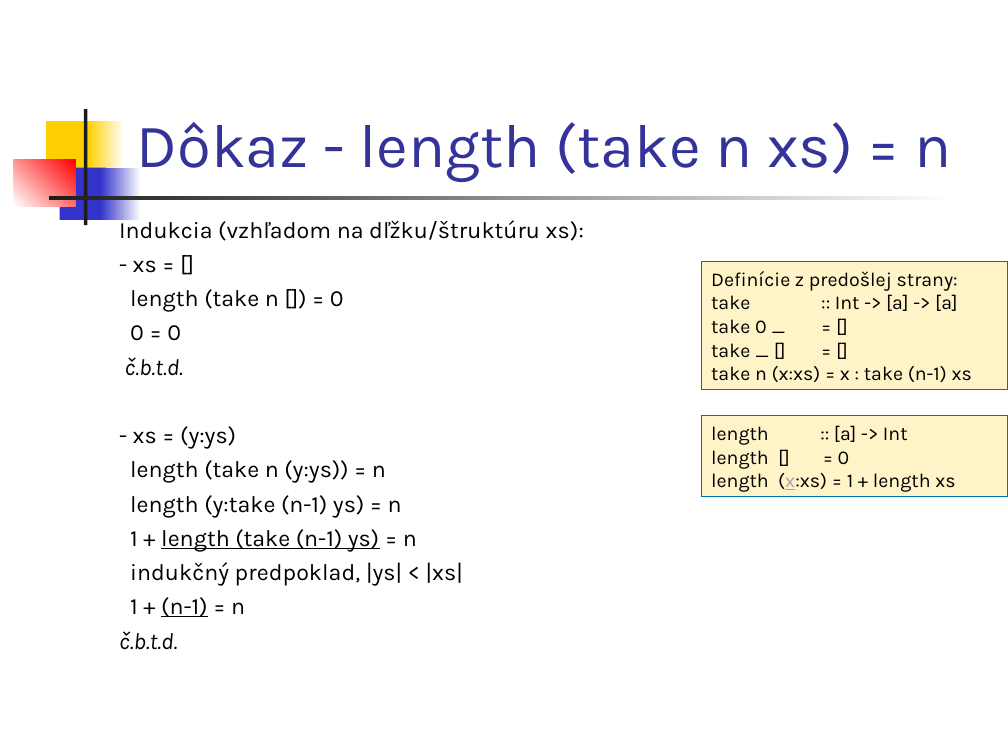
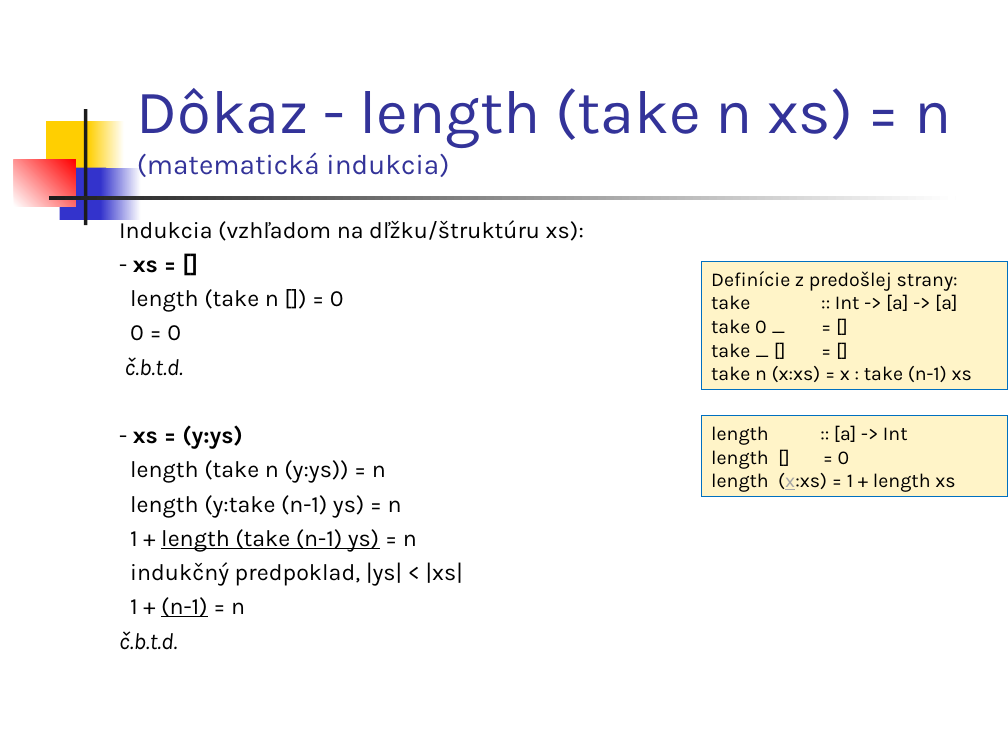
Before and after one commit to Funkcionalne/Prednasky, a slide deck: slide 3 of 02/02_fpro.ppt. Drawn at 1008x756 pixels with LibreOffice and Linux fonts; fonts in the diff are those of the drawing. Boxes give left, top, right and bottom in pixels: in the first picture for what was removed or moved away, otherwise in the second. Text is boxed around its words. In the diff, an @@ line names an element or a change of style, - is before the commit and + after.

```diff
--- a/02/02_fpro.ppt
+++ b/02/02_fpro.ppt
@@ title at [137, 88, 952, 177]: text changed @@
-Dôkaz - length (take n xs) = n
+Dôkaz - length (take n xs) = n
+(matematická indukcia)
@@ text at [133, 260, 243, 449]: bold on in "xs = []", "xs = (y:ys)" @@
```
Also in this commit, not shown: 2 other slides changed, 3 other files.
